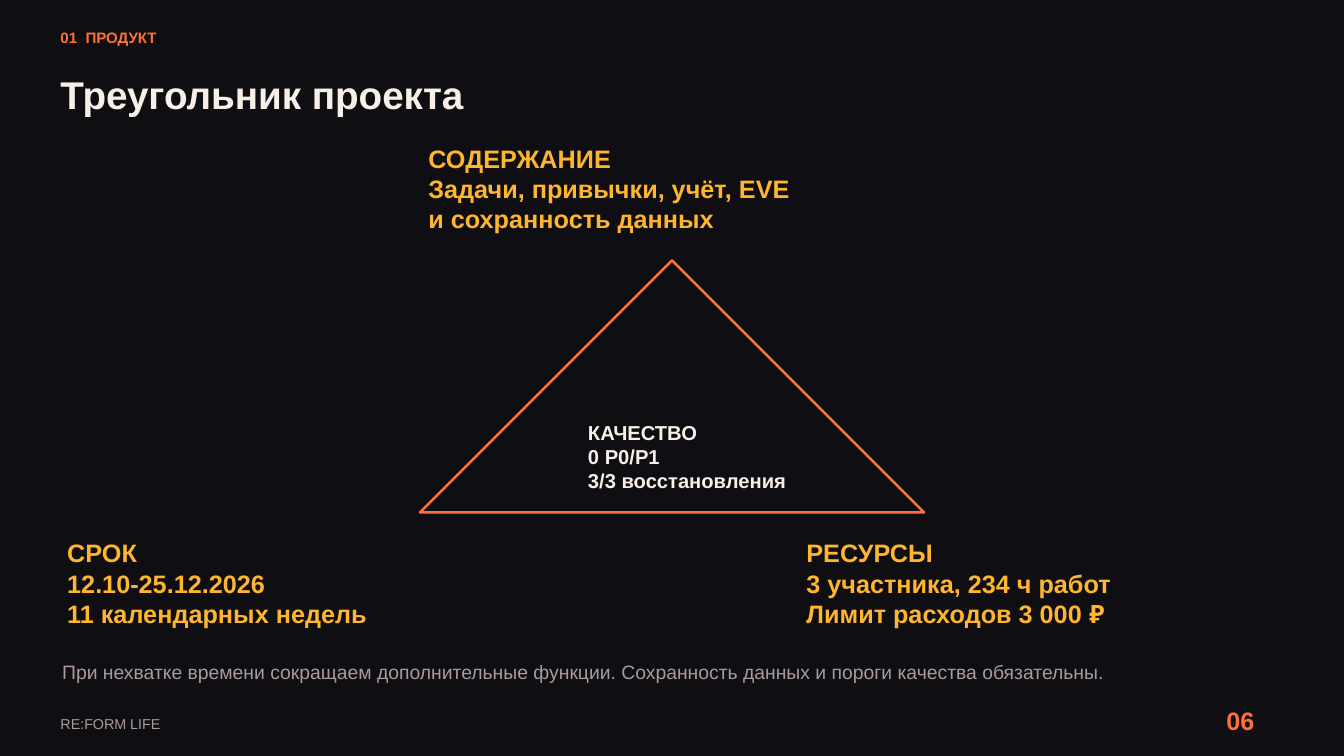
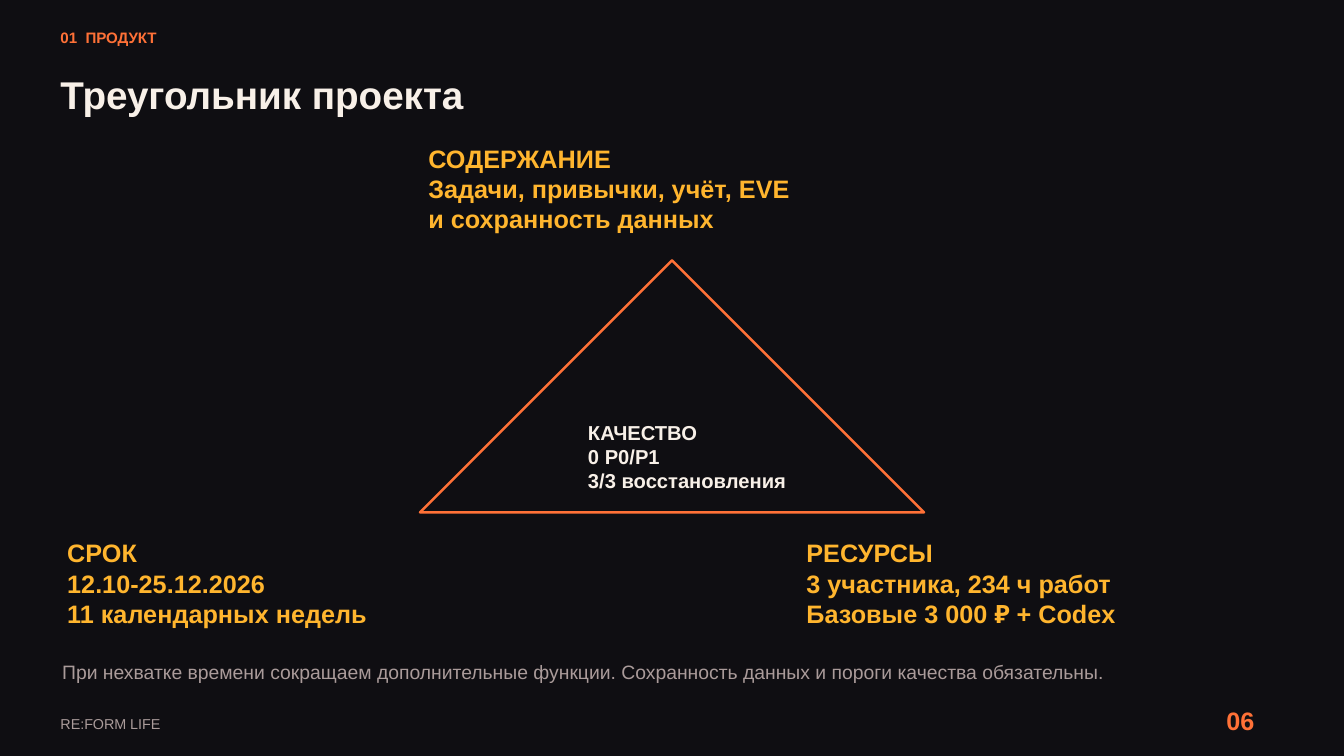
Before and after one commit to kartaamigo/RE-FORM-LIFE, a slide deck: slide 6 of docs/project-plan/RE_FORM_LIFE_Reviewed_Design.pptx. Drawn at 1344x756 pixels with LibreOffice and Linux fonts; fonts in the diff are those of the drawing. Boxes give left, top, right and bottom in pixels: in the first picture for what was removed or moved away, otherwise in the second. Text is boxed around its words. In the diff, an @@ line names an element or a change of style, - is before the commit and + after.

Commit message:
docs: add Codex payment to project expenses

```diff
--- a/docs/project-plan/RE_FORM_LIFE_Reviewed_Design.pptx
+++ b/docs/project-plan/RE_FORM_LIFE_Reviewed_Design.pptx
@@ text at (x1=806, y1=604, x2=1115, y2=624): text changed @@
-Лимит расходов 3 000 ₽
+Базовые 3 000 ₽ + Codex
```
Also in this commit, not shown: 2 other slides changed, 1 other file.
